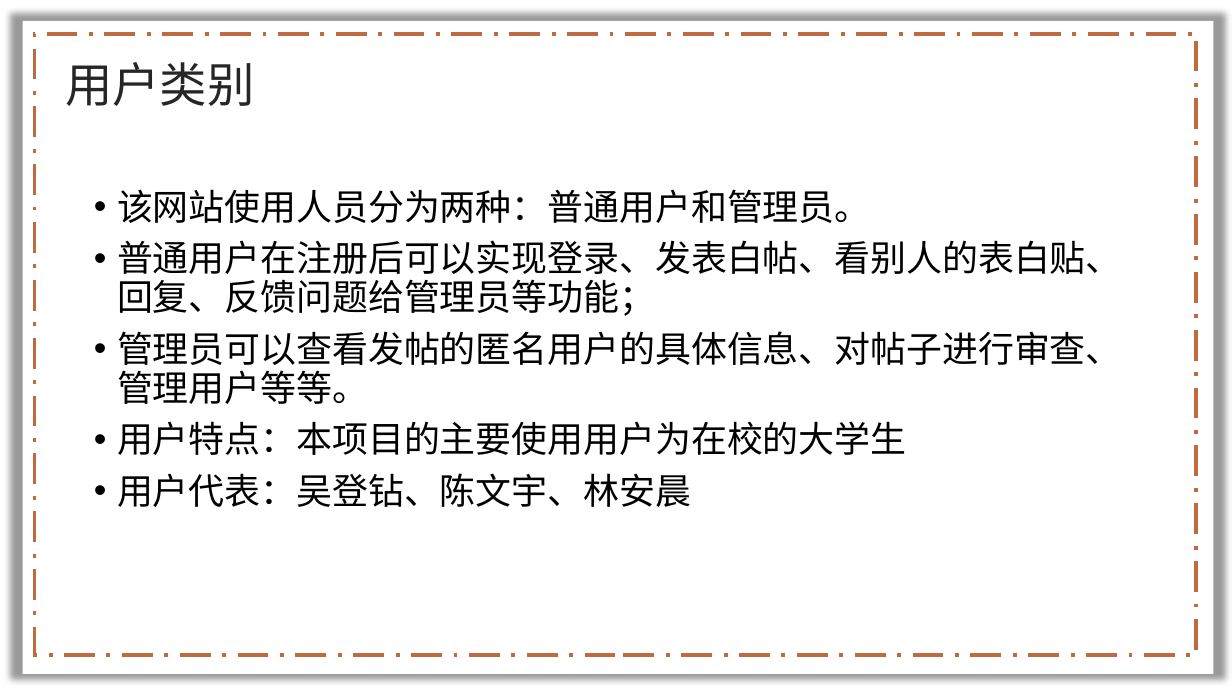
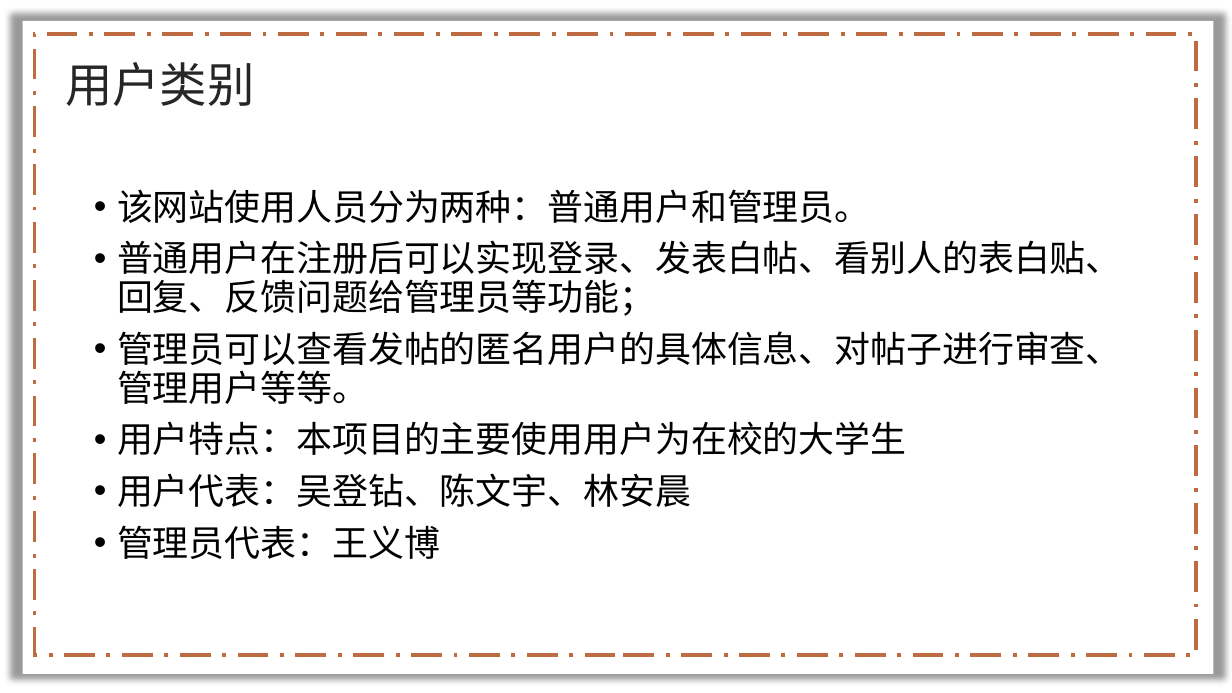
Before and after one commit to lenovo-wu/G11ZUCC, a slide deck: slide 5 of 需求规格说明.pptx. Drawn at 1232x693 pixels with LibreOffice and Linux fonts; fonts in the diff are those of the drawing; background and template pictures are left out. Boxes give left, top, right and bottom in pixels: in the first picture for what was removed or moved away, otherwise in the second. Text is boxed around its words. In the diff, an @@ line names an element or a change of style, - is before the commit and + after.

Commit message:
更新 需求规格说明.pptx

```diff
--- a/需求规格说明.pptx
+++ b/需求规格说明.pptx
@@ text at [117, 525, 440, 559]: paragraph added @@
+• 管理员代表：王义博
```
